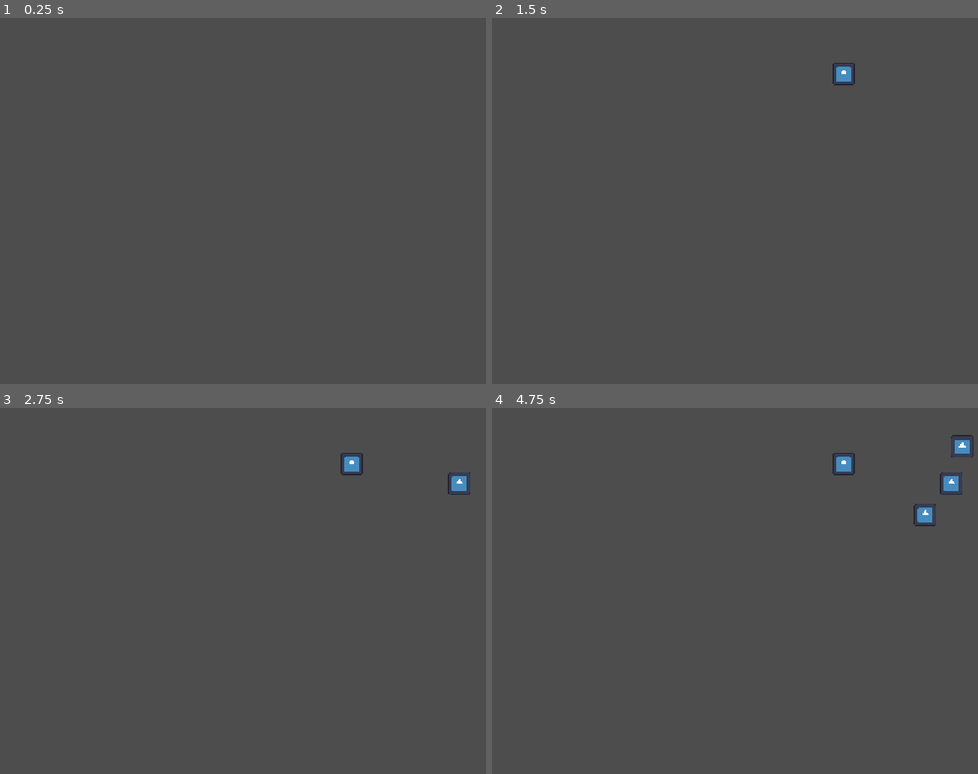
Above: before the commit, frames 1-4 (two rows, left to right).
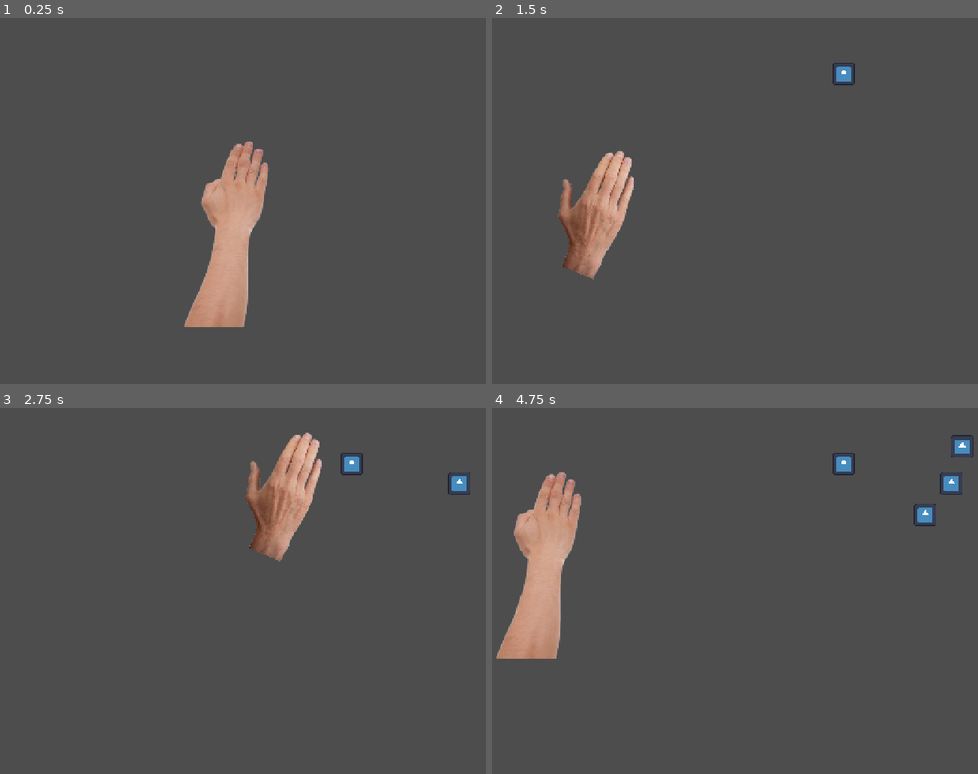
Above: after the commit, the same moments.

Repository: mattismoel/rage-room
Game: Godot game, scene res://scenes/game.tscn
The game is run twice, just before and just after one commit, with the same random seed, the same clock (stepped at 60 frames per second) and the same inputs. The engine's default icon, where the game draws it, is replaced by a stand-in: a white triangle on a blue panel in a dark square.
Inputs (mouse positions are in pixels of both pictures, inside the frame that each line leads up to):
- Up to frame 1 (0.25 s): no input
- Up to frame 2 (1.5 s): tap Enter at 0.5 s; move the mouse to (861, 164) at 0.52 s; press the mouse at (861, 164) at 0.53 s; tap Space at 1.25 s; move the mouse to (608, 204) at 1.27 s; release the mouse at (608, 204) at 1.28 s; click (608, 204) at 1.35 s
- Up to frame 3 (2.75 s): move the mouse to (296, 488) at 2.02 s; press the mouse at (296, 488) at 2.03 s
- Up to frame 4 (4.75 s): tap Enter at 2.75, 4.25 s; move the mouse to (700, 653) at 2.77 s; release the mouse at (700, 653) at 2.78 s; click (700, 653) at 2.85 s; tap Space at 3.5 s; move the mouse to (909, 634) at 3.52 s; press the mouse at (909, 634) at 3.53 s; move the mouse to (550, 514) at 4.27 s; release the mouse at (550, 514) at 4.28 s; click (550, 514) at 4.35 s

The runs differ from the first frame. In frame 1, 4.8% of the frame differs, in the area x 37-56%, y 33-85%; in frame 2, 3.2%; in frame 3, 3.2%; in frame 4, 4.8%, in the area x 0-19%, y 17-69%.

Commit message:
add hand controlled by a state machine

Diff:
--- /dev/null
+++ b/machinery/state.gd
@@ -0,0 +1,56 @@
+@tool
+class_name State
+extends Node2D
+
+## Signal sent when wishing to exit this state and change to other state by
+## reference.
+signal change_state(to: State)
+
+## Signal sent when wishing to exit this state and change to other state
+## by state name.
+signal change_state_by_name(from: State, to: String)
+
+@export_group("Debug")
+@export var debug_enter: bool = false
+@export var debug_process: bool = false
+@export var debug_physics_process: bool = false
+@export var debug_input: bool = false
+@export var debug_exit: bool = false
+
+var active: bool = false
+
+## Function called upon entering the state. This happens on every state change
+## to this state, from another state.
+func enter() -> void:
+	if debug_enter:
+		print("Entered %s" % name)
+	pass
+
+
+## Function called on every process frame.
+func process(delta: float) -> void:
+	if debug_process:
+		print("Process on %s" % name)
+	pass
+
+
+## Function called on every physics frame.
+func physics_process(delta: float) -> void:
+	if debug_physics_process:
+		print("Physics process on %s" % name)
+	pass
+
+
+## Function called on every input.
+func input(event: InputEvent) -> void:
+	if debug_input:
+		print("Input on %s" % name)
+	pass
+
+
+## Function called upon exiting the state. This happens on every state change
+## from this state.
+func exit() -> void:
+	if debug_exit:
+		print("Exit %s" % name)
+	pass
--- /dev/null
+++ b/machinery/state_machine.gd
@@ -0,0 +1,94 @@
+@tool
+class_name StateMachine
+extends Node2D
+
+## Emitted when the StateMachine changes from one state to another.
+signal state_changed(to: State)
+
+## The initial state, that is entered upon instantiation of the StateMachine.
+@export var initial_state: State
+
+@export_group("Debug")
+## Whether or not, the state machine should print information on state change.
+@export var debug_change_state: bool = false
+
+
+var states: Array[State] = []
+var _current_state: State = null
+
+
+func _ready() -> void:
+	if Engine.is_editor_hint():
+		return
+
+	if initial_state == null:
+		push_error("Initial state on StateMachine '%s' is null! Returning early..." % name)
+
+	for child in get_children():
+		if child is State:
+			states.append(child)
+			child.change_state.connect(change_state)
+			child.change_state_by_name.connect(change_state_by_name)
+
+	change_state(initial_state)
+
+## Change the StateMachine's state to another.
+## If the from and to state are equivelant, nothing happens, and the function
+## returns early.
+##
+## If desired, the state can also be changed with the 'change_state_by_name'
+## function, for changing by state name instead of direct reference.
+func change_state(to: State) -> void:
+	if _current_state == to:
+		print_debug("Tried to enter already active state %s. Returning prematurely..." % to.name)
+		return
+
+	if _current_state != null:
+		_current_state.exit()
+		_current_state.active = false
+		pass
+
+	var prev_state_name: String = _current_state.name if _current_state else "null"
+
+	_current_state = to
+	_current_state.enter()
+	_current_state.active = true
+
+	state_changed.emit(to)
+
+	if debug_change_state:
+		print("Changed from %s to %s" % [prev_state_name, to.name])
+
+
+## Changes the StateMachine's state by name. If the state does not exist,
+## noting happens.
+func change_state_by_name(to_name: String) -> void:
+	var to_state := state_by_name(to_name)
+
+	if to_state == null:
+		return
+	change_state(to_state)
+
+## Searches for a state with a given name. If found, the state is returned,
+## else 'null' is returned.
+func state_by_name(state_name: String) -> State:
+	for state in states:
+		if state.name.to_lower() == state_name.to_lower():
+			return state
+	return null
+
+
+func _process(delta: float) -> void:
+	if !_current_state:
+		return
+	_current_state.process(delta)
+
+func _physics_process(delta: float) -> void:
+	if !_current_state:
+		return
+	_current_state.physics_process(delta)
+
+func _input(event: InputEvent) -> void:
+	if !_current_state:
+		return
+	_current_state.input(event)
--- a/project.godot
+++ b/project.godot
@@ -27,6 +27,19 @@
 window/size/window_height_override=960
 window/stretch/mode="viewport"
 
+[global_group]
+
+insects=""
+
+[input]
+
+interact={
+"deadzone": 0.2,
+"events": [Object(InputEventMouseButton,"resource_local_to_scene":false,"resource_name":"","device":-1,"window_id":0,"alt_pressed":false,"shift_pressed":false,"ctrl_pressed":false,"meta_pressed":false,"button_mask":0,"position":Vector2(0, 0),"global_position":Vector2(0, 0),"factor":1.0,"button_index":1,"canceled":false,"pressed":false,"double_click":false,"script":null)
+, Object(InputEventJoypadButton,"resource_local_to_scene":false,"resource_name":"","device":-1,"button_index":0,"pressure":0.0,"pressed":false,"script":null)
+]
+}
+
 [rendering]
 
 textures/canvas_textures/default_texture_filter=0
--- a/scenes/game.tscn
+++ b/scenes/game.tscn
@@ -6,6 +6,7 @@
 [ext_resource type="PackedScene" uid="uid://b46vc2h2dvv8d" path="res://scenes/test.tscn" id="3_lnu2h"]
 [ext_resource type="Script" uid="uid://hxmlfmuavfju" path="res://scripts/spawner/area_spawner.gd" id="4_gee14"]
 [ext_resource type="Script" uid="uid://c8f6fbvcun4wt" path="res://scripts/spawner/selectors/weighted_selector.gd" id="6_gee14"]
+[ext_resource type="PackedScene" uid="uid://cmnjknfd4xhaj" path="res://scenes/player.tscn" id="8_0tnpc"]
 [ext_resource type="Script" uid="uid://pke0c4qm2rkn" path="res://scripts/spawner/spawn_tick_component.gd" id="8_gee14"]
 
 [sub_resource type="RectangleShape2D" id="RectangleShape2D_0tnpc"]
@@ -54,3 +55,5 @@
 script = ExtResource("6_gee14")
 _entries = Array[ExtResource("2_lnu2h")]([SubResource("Resource_0tnpc"), SubResource("Resource_vtaks")])
 metadata/_custom_type_script = "uid://c8f6fbvcun4wt"
+
+[node name="Player" parent="." instance=ExtResource("8_0tnpc")]
--- /dev/null
+++ b/scenes/player.tscn
@@ -0,0 +1,65 @@
+[gd_scene load_steps=10 format=3 uid="uid://cmnjknfd4xhaj"]
+
+[ext_resource type="Script" uid="uid://c674qynps85q7" path="res://scripts/player/player_manager.gd" id="1_3vyb7"]
+[ext_resource type="Script" uid="uid://b6nrrg1f2vfcl" path="res://scripts/player/hand.gd" id="2_dqkch"]
+[ext_resource type="Texture2D" uid="uid://badrntcjnvwgj" path="res://assets/player/hand.png" id="3_qhqgy"]
+[ext_resource type="Script" uid="uid://b0mmkvnp2vjq5" path="res://scripts/player/idle_state.gd" id="3_qlg0r"]
+[ext_resource type="Script" uid="uid://dowvmhrglkm7v" path="res://scripts/player/smack_state.gd" id="4_dqkch"]
+[ext_resource type="Texture2D" uid="uid://bqkybbohwmj75" path="res://assets/player/test arm.png" id="4_smehm"]
+[ext_resource type="Texture2D" uid="uid://cokbfjclr2ww3" path="res://assets/player/grab arm.png" id="5_qlg0r"]
+[ext_resource type="Script" uid="uid://qp3frfxg5ogc" path="res://scripts/player/pickup_state.gd" id="5_tuyoq"]
+
+[sub_resource type="CircleShape2D" id="CircleShape2D_smehm"]
+radius = 40.0
+
+[node name="Player" type="Node2D" node_paths=PackedStringArray("_hand")]
+script = ExtResource("1_3vyb7")
+_hand = NodePath("Hand")
+
+[node name="Hand" type="Node2D" parent="." node_paths=PackedStringArray("initial_state")]
+z_index = 1
+script = ExtResource("2_dqkch")
+initial_state = NodePath("Idle")
+debug_change_state = true
+
+[node name="Idle" type="Node2D" parent="Hand" node_paths=PackedStringArray("selection_area")]
+visible = false
+script = ExtResource("3_qlg0r")
+selection_area = NodePath("Area2D")
+
+[node name="Area2D" type="Area2D" parent="Hand/Idle"]
+
+[node name="CollisionShape2D" type="CollisionShape2D" parent="Hand/Idle/Area2D"]
+position = Vector2(2.00865, 0.982509)
+shape = SubResource("CircleShape2D_smehm")
+
+[node name="Sprite2D" type="Sprite2D" parent="Hand/Idle"]
+position = Vector2(-5.72925, 31.0512)
+scale = Vector2(0.51175, 0.462724)
+texture = ExtResource("4_smehm")
+
+[node name="Smack" type="Node2D" parent="Hand" node_paths=PackedStringArray("selection_area")]
+visible = false
+script = ExtResource("4_dqkch")
+selection_area = NodePath("Area2D")
+
+[node name="Sprite2D" type="Sprite2D" parent="Hand/Smack"]
+position = Vector2(-8, -3)
+rotation = 0.390436
+scale = Vector2(0.268589, 0.268589)
+texture = ExtResource("3_qhqgy")
+
+[node name="Area2D" type="Area2D" parent="Hand/Smack"]
+
+[node name="CollisionShape2D" type="CollisionShape2D" parent="Hand/Smack/Area2D"]
+position = Vector2(2.00865, 0.982509)
+shape = SubResource("CircleShape2D_smehm")
+
+[node name="Pick up" type="Node2D" parent="Hand"]
+visible = false
+script = ExtResource("5_tuyoq")
+
+[node name="Sprite2D" type="Sprite2D" parent="Hand/Pick up"]
+position = Vector2(2.37517, 42.9809)
+rotation = -0.47822
+texture = ExtResource("5_qlg0r")
--- a/scenes/test.tscn
+++ b/scenes/test.tscn
@@ -1,12 +1,19 @@
-[gd_scene load_steps=3 format=3 uid="uid://b46vc2h2dvv8d"]
+[gd_scene load_steps=4 format=3 uid="uid://b46vc2h2dvv8d"]
 
 [ext_resource type="Script" uid="uid://ccaa38g7o2tdg" path="res://scenes/insects/insect.gd" id="1_bl13t"]
 [ext_resource type="Texture2D" uid="uid://dtj8s1car5ria" path="res://icon.svg" id="1_errlg"]
 
-[node name="Test" type="Node2D"]
+[sub_resource type="CircleShape2D" id="CircleShape2D_bl13t"]
+
+[node name="Test" type="Node2D" groups=["insects"]]
 script = ExtResource("1_bl13t")
 metadata/_custom_type_script = "uid://ccaa38g7o2tdg"
 
 [node name="Sprite2D" type="Sprite2D" parent="."]
 scale = Vector2(0.140625, 0.140625)
 texture = ExtResource("1_errlg")
+
+[node name="Area2D" type="Area2D" parent="."]
+
+[node name="CollisionShape2D" type="CollisionShape2D" parent="Area2D"]
+shape = SubResource("CircleShape2D_bl13t")
--- /dev/null
+++ b/scripts/player/hand.gd
@@ -0,0 +1,13 @@
+extends StateMachine
+
+# Emitted when user initiates a smack
+signal smack(pos: Vector2)
+
+func _ready() -> void:
+	super()
+	# Print the size of the viewport.
+	print("Viewport Resolution is: ", get_viewport().get_visible_rect().size)
+
+func _process(delta: float) -> void:
+	global_position = get_global_mouse_position()
+	super(delta)
--- /dev/null
+++ b/scripts/player/idle_state.gd
@@ -0,0 +1,22 @@
+extends State
+
+@export var selection_area: CollisionObject2D
+
+func enter() -> void:
+	super()
+	visible = true
+	#selected_area.area_entered.connect(area_entered)
+
+func input(event) -> void:
+	if event.is_action_pressed("interact"):
+		print("Mouse pressed at: ", event.position)
+
+		# TO-DO: Only smack if hand is not selecting weapon/item from inventory
+		change_state_by_name.emit("Smack")
+
+func exit() -> void:
+	super()
+	visible = false
+
+#func area_entered(area: Area2D) -> void:
+#	print(area.name)
--- /dev/null
+++ b/scripts/player/pickup_state.gd
@@ -0,0 +1 @@
+extends State
--- /dev/null
+++ b/scripts/player/player_manager.gd
@@ -0,0 +1,3 @@
+extends Node2D
+
+@export var _hand: Node2D
--- /dev/null
+++ b/scripts/player/smack_state.gd
@@ -0,0 +1,18 @@
+extends State
+@export var selection_area: CollisionObject2D
+
+func enter() -> void:
+	print("smack")
+	visible = true
+
+	var overlapping_areas: Array[Area2D] = selection_area.get_overlapping_areas()
+	for area in overlapping_areas:
+		if area.get_parent().is_in_group("insects"):
+			InsectManager.kill(area.get_parent())
+
+	await get_tree().create_timer(1.0).timeout
+	change_state_by_name.emit("Idle")
+
+func exit() -> void:
+	super()
+	visible = false
Binary file added: assets/player/grab arm.png
Not shown, added: assets/player/grab arm.png.import
Binary file added: assets/player/hand.png
Not shown, added: assets/player/hand.png.import
Binary file added: assets/player/test arm.png
Not shown, added: assets/player/test arm.png.import
Binary file added: assets/player/test man.png
Not shown, added: assets/player/test man.png.import
Not shown, added: machinery/state.gd.uid
Not shown, added: machinery/state_machine.gd.uid
Not shown: 1 places in scenes/game.tscn that only renumber resources
Not shown, added: scripts/player/hand.gd.uid
(and 4 more such lines)
